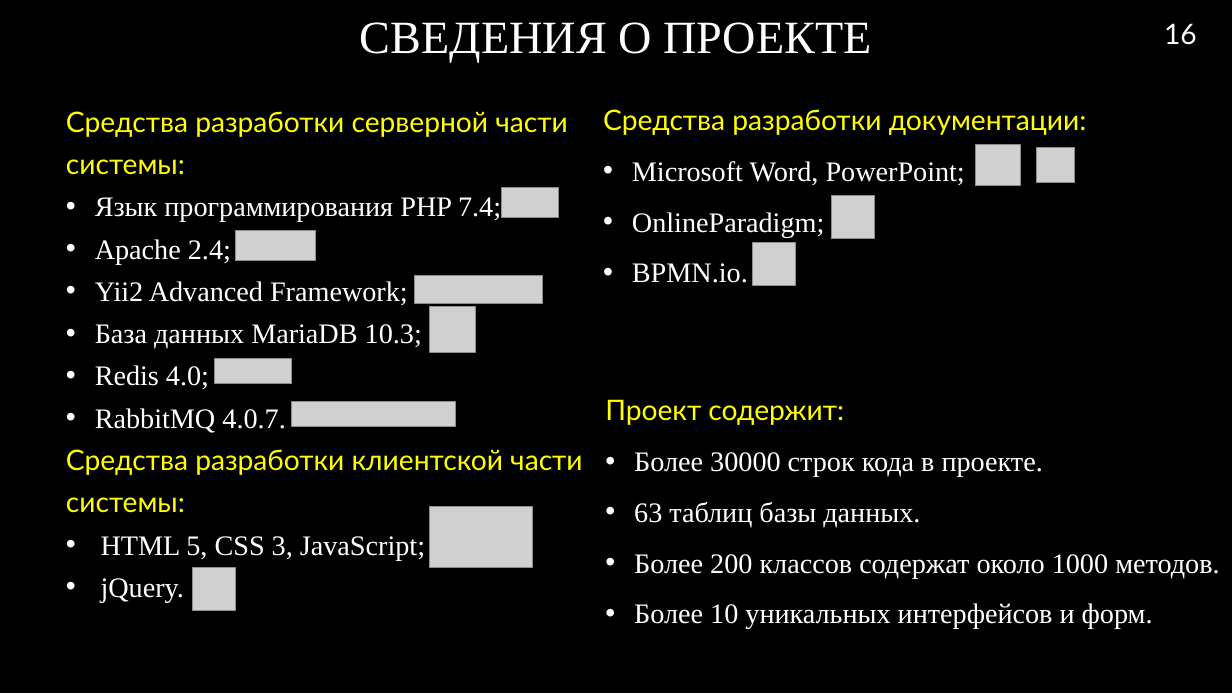
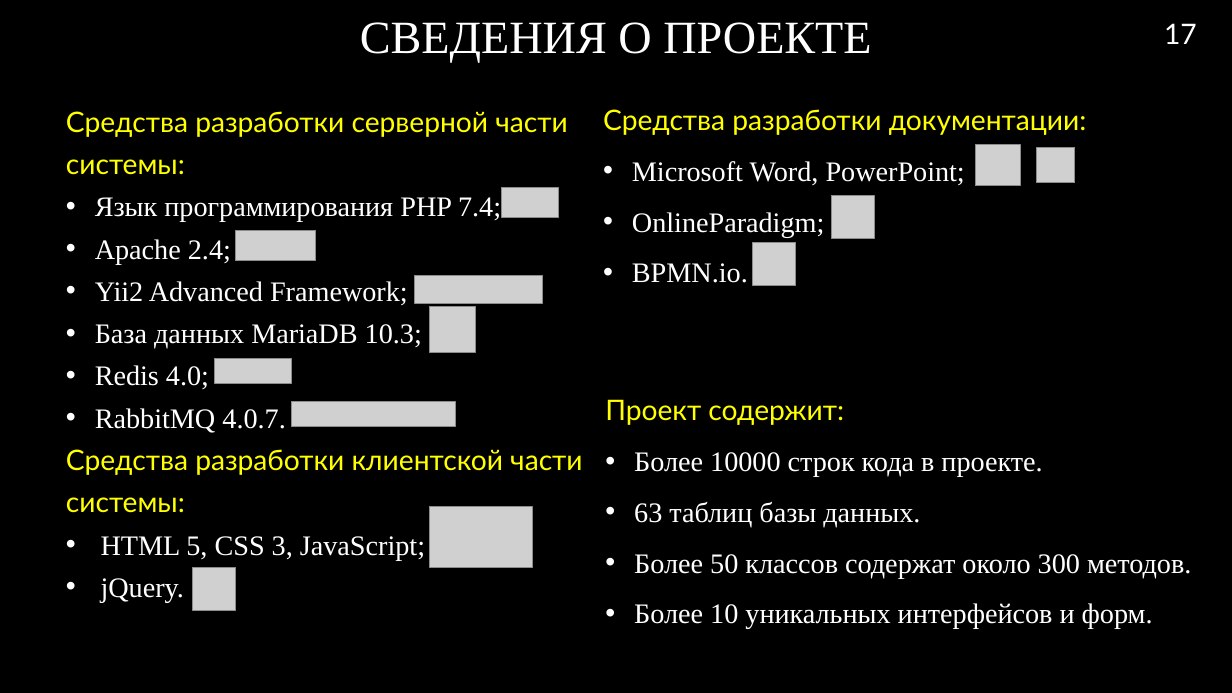
Before and after one commit to RAdKuzur/ASTU, a slide deck: slide 17 of Дипломная работа/Диплом/Презентация.pptx (slide 16 before the commit). Drawn at 1232x693 pixels with LibreOffice and Linux fonts; fonts in the diff are those of the drawing; grey boxes stand for pictures; background and template pictures are left out. Boxes give left, top, right and bottom in pixels: in the first picture for what was removed or moved away, otherwise in the second. Text is boxed around its words. In the diff, an @@ line names an element or a change of style, - is before the commit and + after.

```diff
--- a/Дипломная работа/Диплом/Презентация.pptx
+++ b/Дипломная работа/Диплом/Презентация.pptx
@@ page number at [1164, 23, 1197, 44]: text changed @@
-16
+17
@@ text at [634, 452, 1042, 476]: text changed @@
-• Более 30000 строк кода в проекте.
+• Более 10000 строк кода в проекте.
@@ text at [634, 554, 1191, 578]: text changed @@
-• Более 200 классов содержат около 1000 методов.
+• Более 50 классов содержат около 300 методов.
```
Also in this commit, not shown: 2 other slides changed, 2 other files.
